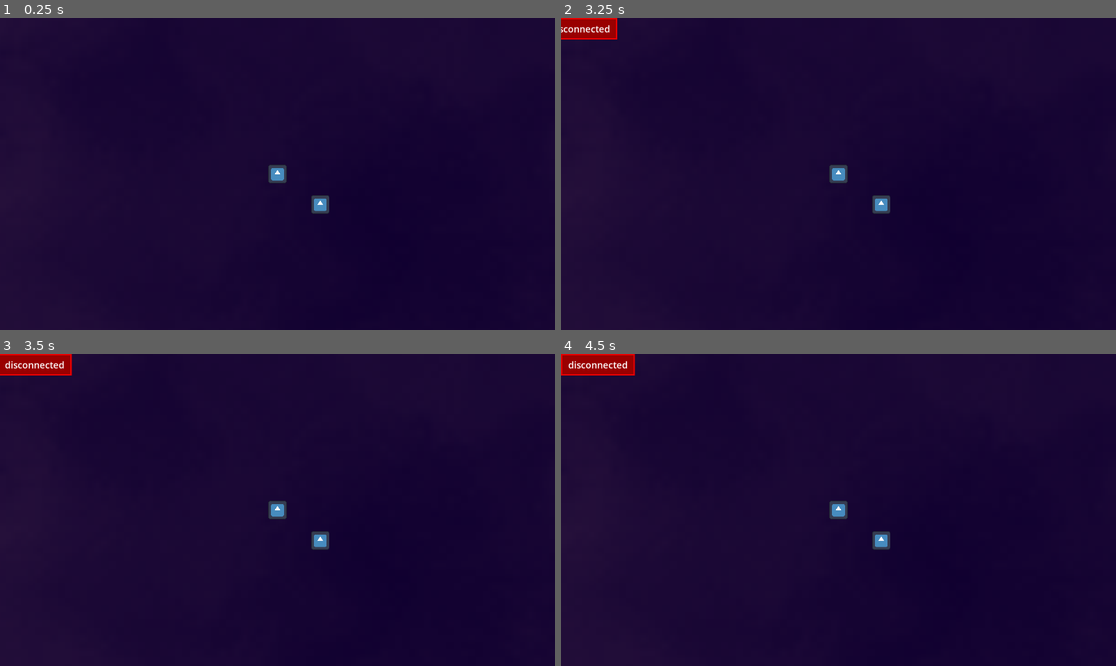
Above: before the commit, frames 1-4 (two rows, left to right).
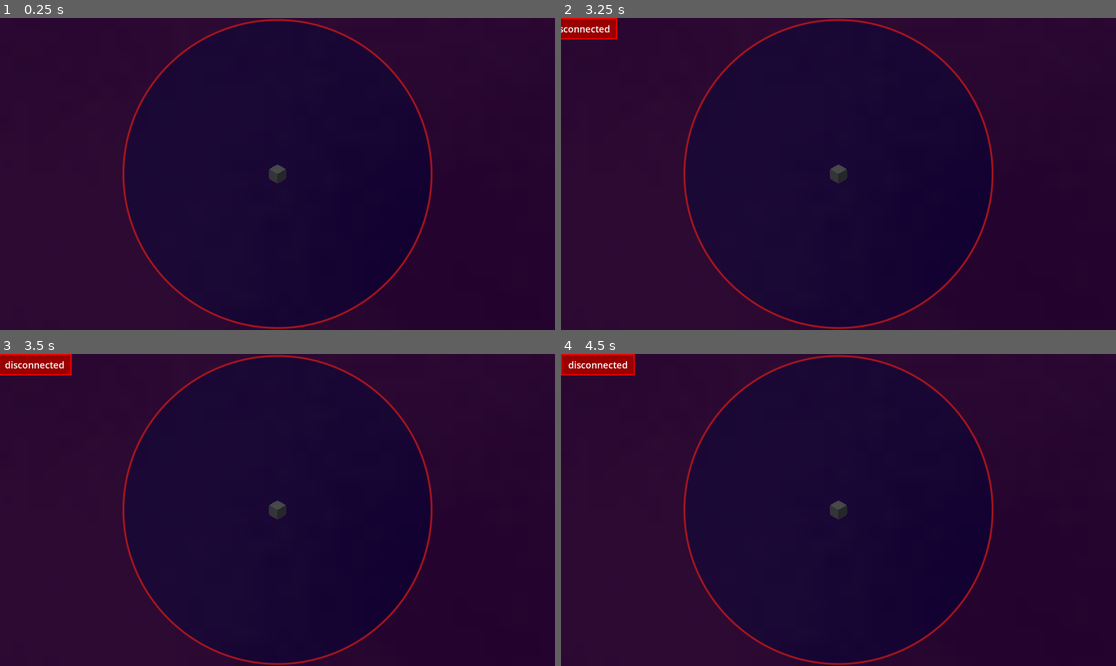
Above: after the commit, the same moments.

Repository: HTSTEM/rings
Game: Godot game, scene res://world.tscn
Same seed, same stepped clock (60 frames per second), same inputs: the game is played once before the commit and once after it. The engine's default icon, where the game draws it, is replaced by a stand-in: a white triangle on a blue panel in a dark square.
Inputs:
- Up to frame 1 (0.25 s): no input
- Up to frame 2 (3.25 s): tap Enter at 0.5, 0.6, 1.35, 2, 2.3, 2.85 s; tap Space at 0.77, 1.25, 1.52, 2.75, 3.02 s; tap Backspace at 2.1 s
- Up to frame 3 (3.5 s): no input
- Up to frame 4 (4.5 s): tap Enter at 3.6, 4.25 s; tap Space at 3.77 s; tap Backspace at 4.35 s

The runs differ from the first frame. In frame 1, 1.9% of the frame differs, in the area x 22-78%, y 0-100%; in frame 2, 1.9%; in frame 3, 1.9%; in frame 4, 1.9%.

Commit message:
feat: render wall, fix voice recognition

Diff:
--- a/disconnected.gd
+++ b/disconnected.gd
@@ -11,8 +11,7 @@
 
 # Called every frame. 'delta' is the elapsed time since the previous frame.
 func _process(delta):
-	var wsclient = get_node("/root/WSClient")
-	var state: WebSocketPeer.State = wsclient.socket.get_ready_state()
+	var state = WSClient.socket.get_ready_state()
 	if state == WebSocketPeer.STATE_OPEN:
 		fadein = max(0, fadein - delta)
 	else:
--- /dev/null
+++ b/game_state.gd
@@ -0,0 +1,10 @@
+extends Node
+
+var progression_radius = 500
+
+func _ready():
+	pass
+
+
+func _process(delta):
+	pass
--- a/player.gd
+++ b/player.gd
@@ -1,20 +1,17 @@
-extends Node2D
+extends CharacterBody2D
 
 var debug_msg = ""
-var velocity = Vector2(0, 0)
+var base_speed = 1000
 
 # Called when the node enters the scene tree for the first time.
 func _ready():
-	var ws = get_node("/root/WSClient")
-	ws.chat_message.connect(_on_chat_message)
-	pass # Replace with function body.
+	WSClient.chat_message.connect(_on_chat_message)
 
 func _unhandled_key_input(event):
 	if event is InputEventKey:
 		if event.pressed:
 			if event.keycode == KEY_ENTER:
-				var ws = get_node("/root/WSClient")
-				ws.emit_message(debug_msg)
+				WSClient.emit_message(debug_msg)
 				debug_msg = ""
 			elif event.keycode == KEY_BACKSPACE:
 				if len(debug_msg) == 1:
@@ -30,28 +27,32 @@
 
 func _on_chat_message(content: String, is_voice: bool):
 	# speed boost for all caps lol
-	var bonus = 0
+	var speed = base_speed
 	if content == content.to_upper():
-		bonus = 2
+		speed += 1
 
 	content = content.to_lower()
 	if content == "up":
-		velocity.y = -8 - bonus
+		velocity.y = -speed
 	elif content == "down":
-		velocity.y = 8 + bonus
+		velocity.y = speed
 	elif content == "left":
-		velocity.x = -8 - bonus
+		velocity.x = -speed
 	elif content == "right":
-		velocity.x = 8 + bonus
+		velocity.x = speed
 
-# Called every frame. 'delta' is the elapsed time since the previous frame.
-func _process(delta):
-	position.x += velocity.x
-	position.y += velocity.y
-	#velocity.x -= (velocity.x * 0.95 * delta)
-	#velocity.y -= (velocity.y * 0.95 * delta)
-	#velocity -= velocity * 0.9999 * delta
-	var drag = 7
+func _physics_process(delta):
+	# TODO: can i add these as colision shapes at runtime? doesnt matter too much
+	var is_in_radius = (position.x * position.x) + (position.y * position.y) < (GameState.progression_radius * GameState.progression_radius)
+	if not is_in_radius:
+		if (velocity.x < 0 and position.x < 0) or (velocity.x > 0 and position.x > 0):
+			velocity.x = 0
+		if (velocity.y < 0 and position.y < 0) or (velocity.y > 0 and position.y > 0):
+			velocity.y = 0
+
+	move_and_slide()
+
+	var drag = base_speed
 
 	if velocity.x < 0:
 		velocity.x = min(0, velocity.x + (delta * drag))
@@ -62,4 +63,3 @@
 		velocity.y = min(0, velocity.y + (delta * drag))
 	elif velocity.y > 0:
 		velocity.y = max(0, velocity.y - (delta * drag))
-	pass
--- /dev/null
+++ b/progression.gdshader
@@ -0,0 +1,24 @@
+shader_type canvas_item;
+
+uniform float radius;
+uniform vec2 position;
+
+// void vertex() {
+// 	// Called for every vertex the material is visible on.
+// }
+
+void fragment() {
+	// Called for every pixel the material is visible on.
+	vec2 effective_pos = vec2(1920, 1080)*(UV-0.5) + position;
+	float dist = (effective_pos.x * effective_pos.x + effective_pos.y * effective_pos.y) - (radius * radius);
+	float abs_dist = abs(dist);
+	float ramp_to = dist > 0.0 ? 0.1 : 0.0;
+	// multiplying by radius helps keep the line roughly the same thickness regardless of size
+	float alpha = mix(1.0, ramp_to, clamp(abs_dist / (10.0 * radius), 0.0, 1.0));
+	COLOR = vec4(0.8, 0.1, 0.1, alpha);
+}
+
+//void light() {
+//	// Called for every pixel for every light affecting the CanvasItem.
+//	// Uncomment to replace the default light processing function with this one.
+//}
--- /dev/null
+++ b/progression_wall_sprite.gd
@@ -0,0 +1,15 @@
+extends ColorRect
+
+
+# Called when the node enters the scene tree for the first time.
+func _ready():
+	pass # Replace with function body.
+
+
+# Called every frame. 'delta' is the elapsed time since the previous frame.
+func _process(delta):
+	var mat: ShaderMaterial = self.material
+	var player: CharacterBody2D = get_node("/root/World/Level/Player")
+	var sprite: Sprite2D = player.get_node("Sprite2D")
+	mat.set_shader_parameter("radius", GameState.progression_radius + (sprite.get_rect().size.x * sprite.scale.x * 0.5))
+	mat.set_shader_parameter("position", player.position)
--- a/project.godot
+++ b/project.godot
@@ -18,6 +18,7 @@
 [autoload]
 
 WSClient="*uid://c15e6cuxls13i"
+GameState="*uid://fryl57mgt2tv"
 
 [display]
 
--- a/world.tscn
+++ b/world.tscn
@@ -3,6 +3,9 @@
 [ext_resource type="Script" uid="uid://b8mlot14bs6mt" path="res://player.gd" id="1_f3sb7"]
 [ext_resource type="Texture2D" uid="uid://ddsmubd5h4lxv" path="res://icon.svg" id="1_tlwt5"]
 [ext_resource type="Script" uid="uid://c8rxibphgh46o" path="res://disconnected.gd" id="2_fj7yv"]
+[ext_resource type="Texture2D" uid="uid://b47uxjpn1gojg" path="res://tessie.png" id="3_dwbse"]
+[ext_resource type="Shader" uid="uid://rjmvyrmekfk4" path="res://progression.gdshader" id="4_036b0"]
+[ext_resource type="Script" uid="uid://behs0cvtdxg6p" path="res://progression_wall_sprite.gd" id="5_dwbse"]
 
 [sub_resource type="Gradient" id="Gradient_f3sb7"]
 colors = PackedColorArray(0.06290217, 6.958503e-05, 0.1883601, 1, 0.1682674, 0.08009157, 0.24023923, 1)
@@ -14,13 +17,21 @@
 noise = SubResource("FastNoiseLite_fj7yv")
 color_ramp = SubResource("Gradient_f3sb7")
 
+[sub_resource type="CircleShape2D" id="CircleShape2D_tlwt5"]
+radius = 32.0
+
 [sub_resource type="SystemFont" id="SystemFont_tlwt5"]
 font_names = PackedStringArray("Product Sans")
+
+[sub_resource type="ShaderMaterial" id="ShaderMaterial_pkg7o"]
+shader = ExtResource("4_036b0")
+shader_parameter/radius = 0.0
+shader_parameter/position = Vector2(0, 0)
 
 [sub_resource type="SystemFont" id="SystemFont_f3sb7"]
 font_names = PackedStringArray("Product Sans")
 
-[node name="World" type="Node2D" unique_id=297035322]
+[node name="World" type="Node" unique_id=331810614]
 
 [node name="Level" type="Node2D" parent="." unique_id=1636698308]
 
@@ -28,16 +39,22 @@
 scale = Vector2(50.753906, 50.753906)
 texture = SubResource("NoiseTexture2D_tlwt5")
 
-[node name="Icon" type="Sprite2D" parent="Level" unique_id=833528461]
-position = Vector2(296, 211)
+[node name="SampleIcon" type="Sprite2D" parent="Level" unique_id=833528461]
+visible = false
+position = Vector2(5, -685)
 texture = ExtResource("1_tlwt5")
 
-[node name="Player" type="Sprite2D" parent="Level" unique_id=1398808930]
-texture = ExtResource("1_tlwt5")
+[node name="Player" type="CharacterBody2D" parent="Level" unique_id=743382705]
 script = ExtResource("1_f3sb7")
 
+[node name="Sprite2D" type="Sprite2D" parent="Level/Player" unique_id=1420534924]
+scale = Vector2(0.15529412, 0.15529412)
+texture = ExtResource("3_dwbse")
+
+[node name="CollisionShape2D" type="CollisionShape2D" parent="Level/Player" unique_id=472172515]
+shape = SubResource("CircleShape2D_tlwt5")
+
 [node name="Camera2D" type="Camera2D" parent="Level/Player" unique_id=1006447527]
-zoom = Vector2(0.5, 0.5)
 
 [node name="DebugCommand" type="Label" parent="Level/Player" unique_id=591670123]
 anchors_preset = 8
@@ -45,18 +62,27 @@
 anchor_top = 0.5
 anchor_right = 0.5
 anchor_bottom = 0.5
-offset_left = -229.0
-offset_top = -179.235
-offset_right = 101.0
-offset_bottom = -148.23497
+offset_left = -163.8
+offset_top = -99.06
+offset_right = 166.2
+offset_bottom = -59.059998
 grow_horizontal = 2
 grow_vertical = 2
 theme_override_fonts/font = SubResource("SystemFont_tlwt5")
-theme_override_font_sizes/font_size = 32
+theme_override_font_sizes/font_size = 24
 horizontal_alignment = 1
 vertical_alignment = 1
 
 [node name="UI" type="CanvasLayer" parent="." unique_id=1682686743]
+
+[node name="ProgressionWallSprite" type="ColorRect" parent="UI" unique_id=1617401660]
+material = SubResource("ShaderMaterial_pkg7o")
+anchors_preset = 15
+anchor_right = 1.0
+anchor_bottom = 1.0
+grow_horizontal = 2
+grow_vertical = 2
+script = ExtResource("5_dwbse")
 
 [node name="Disconnected" type="PanelContainer" parent="UI" unique_id=701705592]
 offset_right = 240.0
Not shown, added: game_state.gd.uid
Not shown, added: progression.gdshader.uid
Not shown, added: progression_wall_sprite.gd.uid
Binary file added: tessie.png
Not shown, added: tessie.png.import
Not shown, changed: server/src/index.ts
